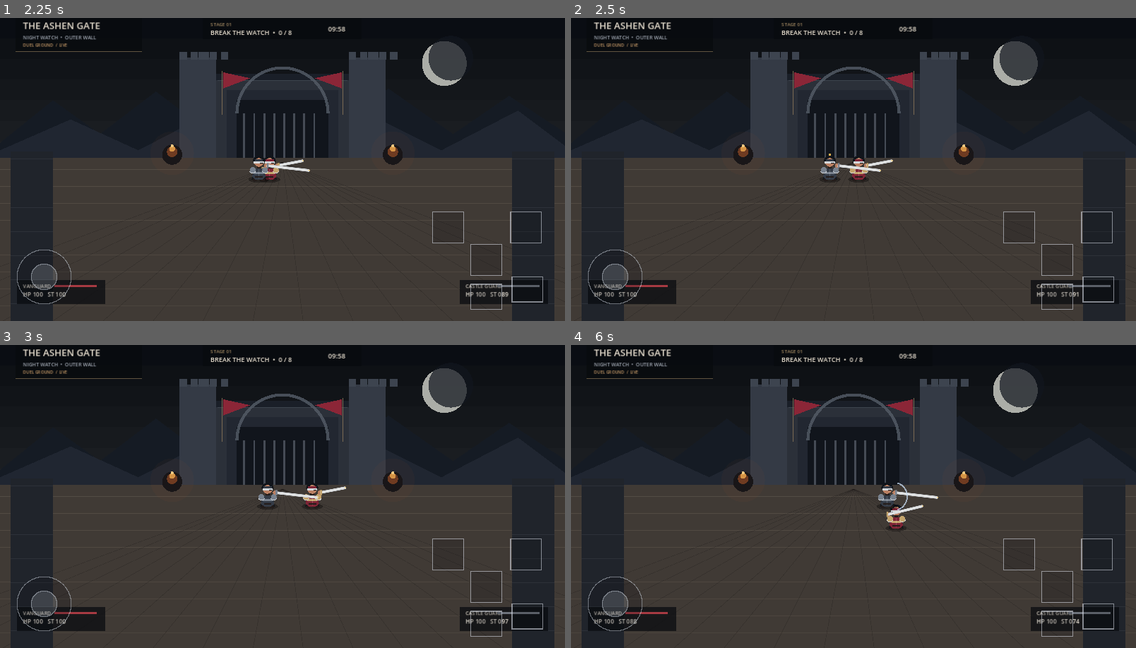
Above: before the commit, frames 1-4 (two rows, left to right).
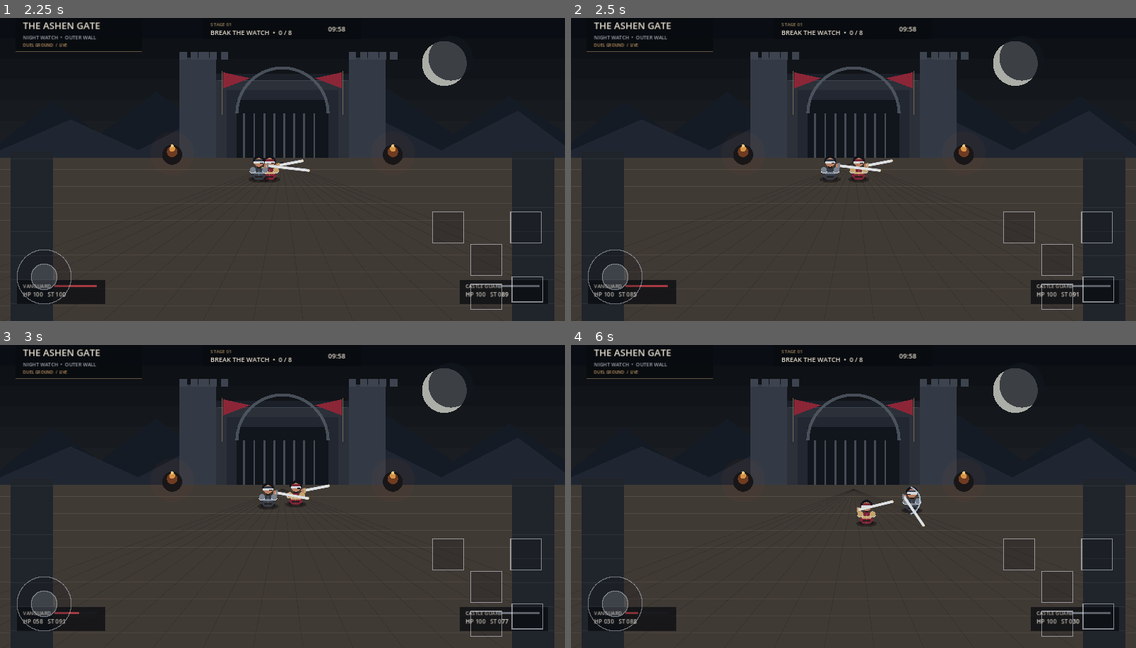
Above: after the commit, the same moments.

Repository: iiils3/arena-stream
Game: Godot game, scene res://scenes/showcase/combat_showcase.tscn
Two runs of this game, one before a commit and one after it. Both use one fixed random seed, a clock stepped at 60 frames per second and the inputs below.
Inputs (mouse positions are in pixels of both pictures, inside the frame that each line leads up to):
- Up to frame 1 (2.25 s): tap Enter at 0.5 s; move the mouse to (406, 145) at 0.52 s; hold Right (ui_right) 0.53-1.25 s; tap F at 0.6, 2.1 s; click (406, 145) at 0.67 s; tap Space at 0.77 s; tap Shift at 0.8 s; drag from (169, 178) to (254, 227) at 1.27 s; move the mouse to (339, 90) at 2.02 s; hold Right (ui_right) from 2.03 s (still down)
- Up to frame 2 (2.5 s): keep holding Right (ui_right); tap Shift at 2.3 s
- Up to frame 3 (3 s): release Right (ui_right) at 2.75 s; drag from (254, 554) to (113, 441) at 2.77 s
- Up to frame 4 (6 s): move the mouse to (1023, 535) at 3.52 s; hold Left (ui_left) 3.53-4.25 s; hold L 3.53-4.25 s; tap Space at 3.77 s; tap Shift at 3.8, 5.3 s; drag from (684, 441) to (768, 408) at 4.27 s; move the mouse to (881, 490) at 5.02 s; hold Down (ui_down) 5.03-5.75 s; tap I at 5.1 s; click (881, 490) at 5.17 s; drag from (768, 408) to (740, 505) at 5.77 s

Frame 1 is identical in both runs. In frame 2, less than 0.1% of the frame differs, in the area x 9-55%, y 44-93%; in frame 3, 0.5%; in frame 4, 0.9%, in the area x 5-90%, y 45-93%.

Commit message:
combat: route kick and feint through fighter systems

Diff:
--- a/godot/scripts/showcase/combat_showcase.gd
+++ b/godot/scripts/showcase/combat_showcase.gd
@@ -39,6 +39,8 @@
     if is_instance_valid(player) and is_instance_valid(enemy):
         player.resolve_active_hit([enemy])
         enemy.resolve_active_hit([player])
+        player.resolve_kick_hit([enemy])
+        enemy.resolve_kick_hit([player])
     queue_redraw()
 
 func _unhandled_input(event: InputEvent) -> void:
@@ -57,10 +59,9 @@
             KEY_L:
                 player.dodge(Vector2(player.facing, 0))
             KEY_SHIFT:
-                player.set_block(false)
-                if absf(enemy.global_position.x - player.global_position.x) < 95.0:
-                    enemy.stagger_clock = 0.45
-                    enemy.state = ArenaMeleeFighter.State.STAGGER
+                player.kick()
+            KEY_F:
+                player.feint()
             KEY_R:
                 _reset_fight()
 
